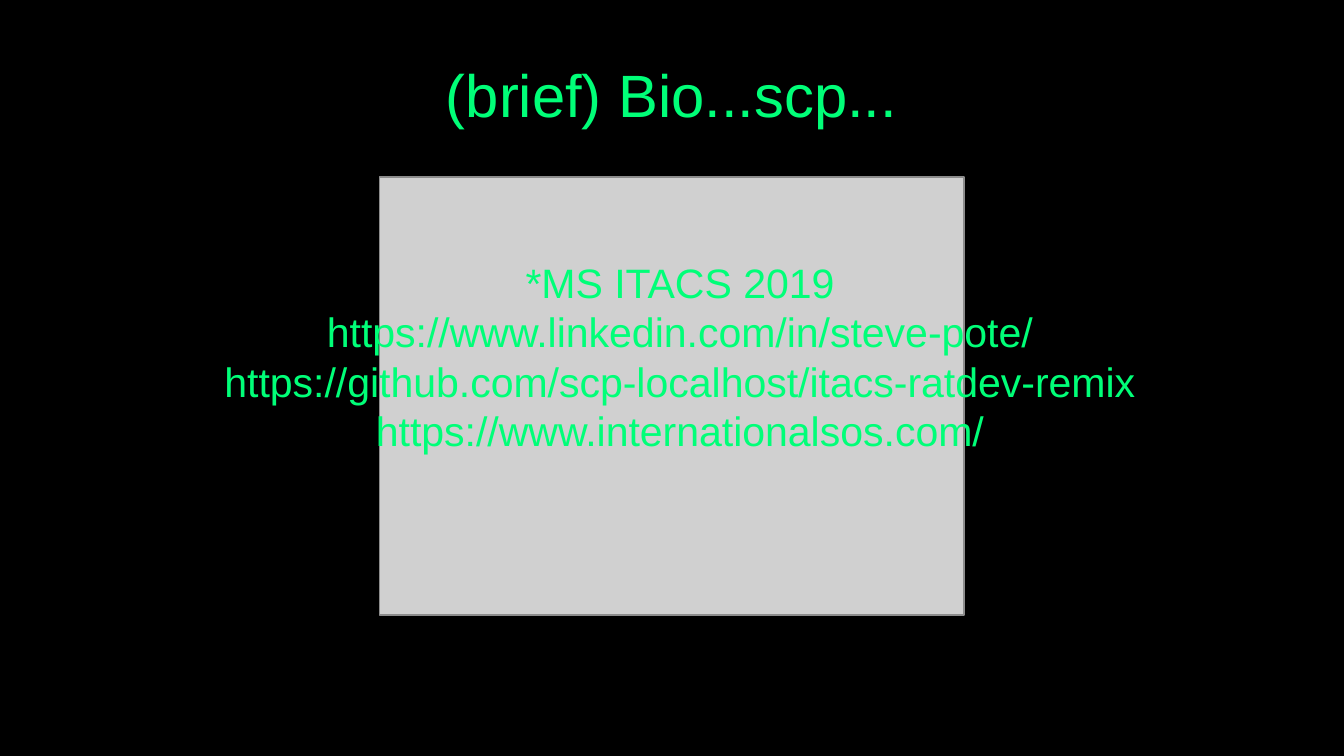
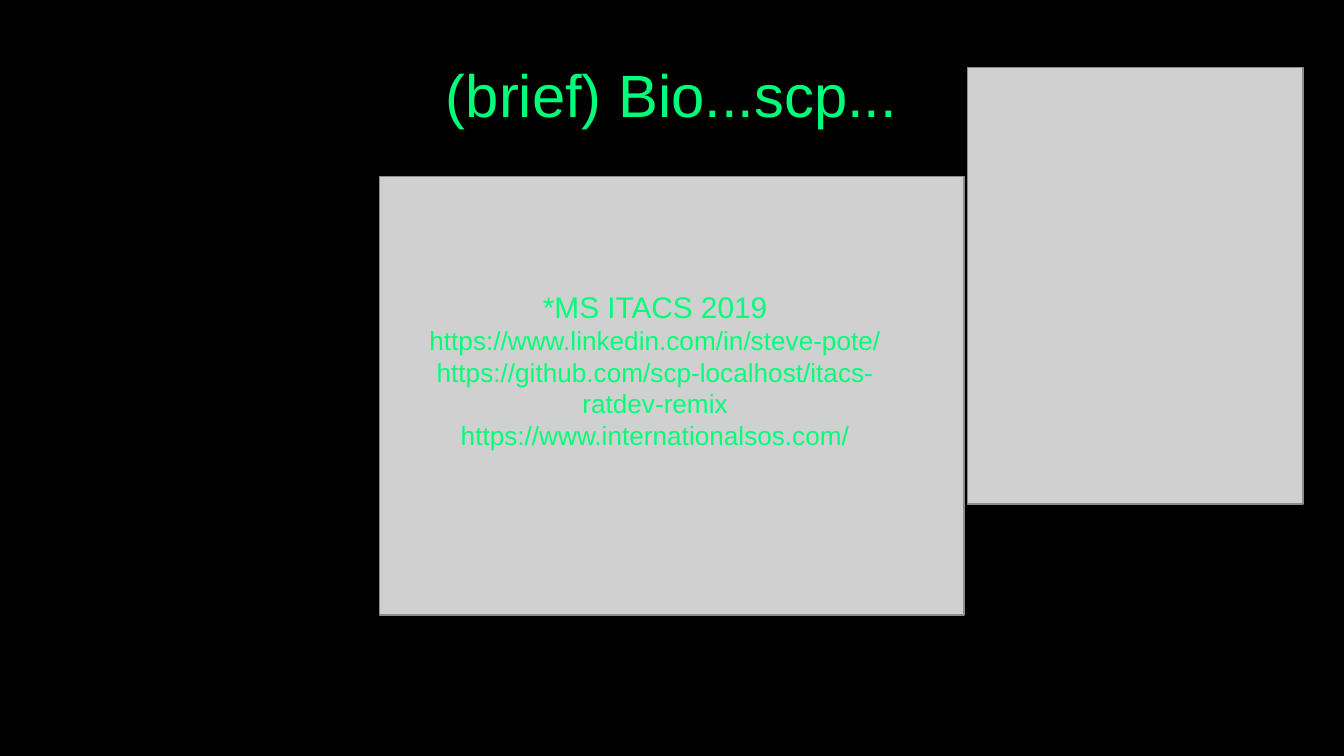
Before and after one commit to scp-localhost/itacs-ratdev-remix, a slide deck: slide 3 of RatDev_OWASP_GRC.pptx. Drawn at 1344x756 pixels with LibreOffice and Linux fonts; fonts in the diff are those of the drawing; grey boxes stand for pictures. Boxes give left, top, right and bottom in pixels: in the first picture for what was removed or moved away, otherwise in the second. Text is boxed around its words. In the diff, an @@ line names an element or a change of style, - is before the commit and + after.

```diff
--- a/RatDev_OWASP_GRC.pptx
+++ b/RatDev_OWASP_GRC.pptx
@@ picture added at box(968, 67, 1304, 504) @@
@@ subtitle "*MS ITACS 2019 https://www.linkedin.com/in/steve-pote/": place and size @@
-subtitle "*MS ITACS 2019 https://www.linkedin.com/in/steve-pote/" at box(224, 269, 1135, 454)
+subtitle "*MS ITACS 2019 https://www.linkedin.com/in/steve-pote/" at box(429, 297, 880, 450)
@@ subtitle "*MS ITACS 2019 https://www.linkedin.com/in/steve-pote/" at box(429, 297, 880, 450): size 22 to 16 pt in "*MS ITACS 2019"; size 22 to 14 pt @@
```
